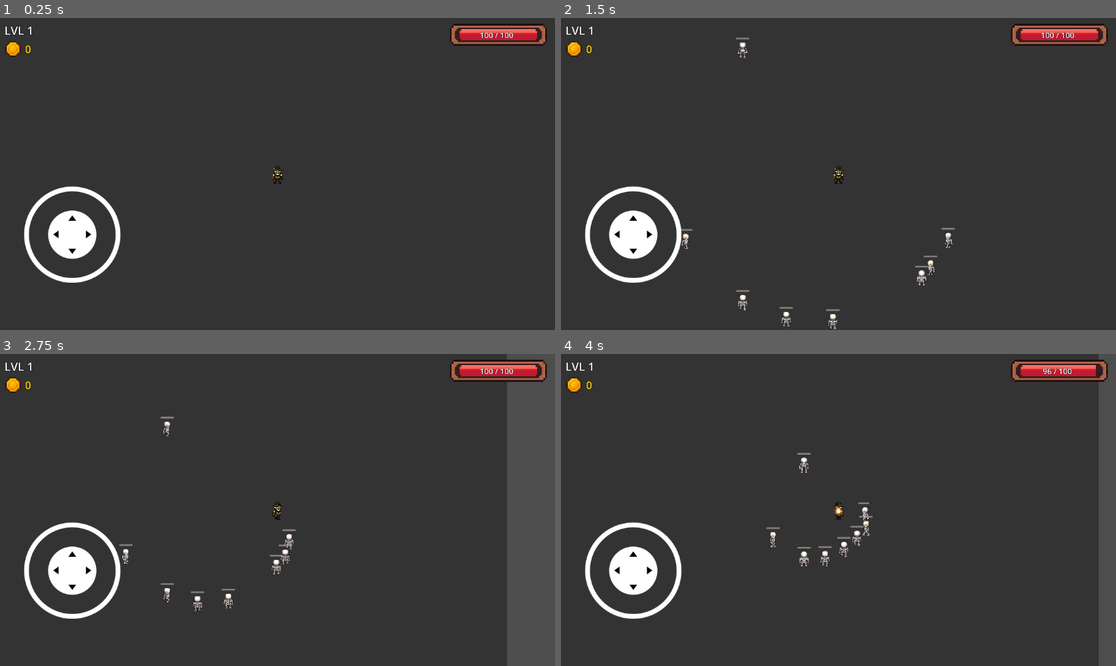
Above: before the commit, frames 1-4 (two rows, left to right).
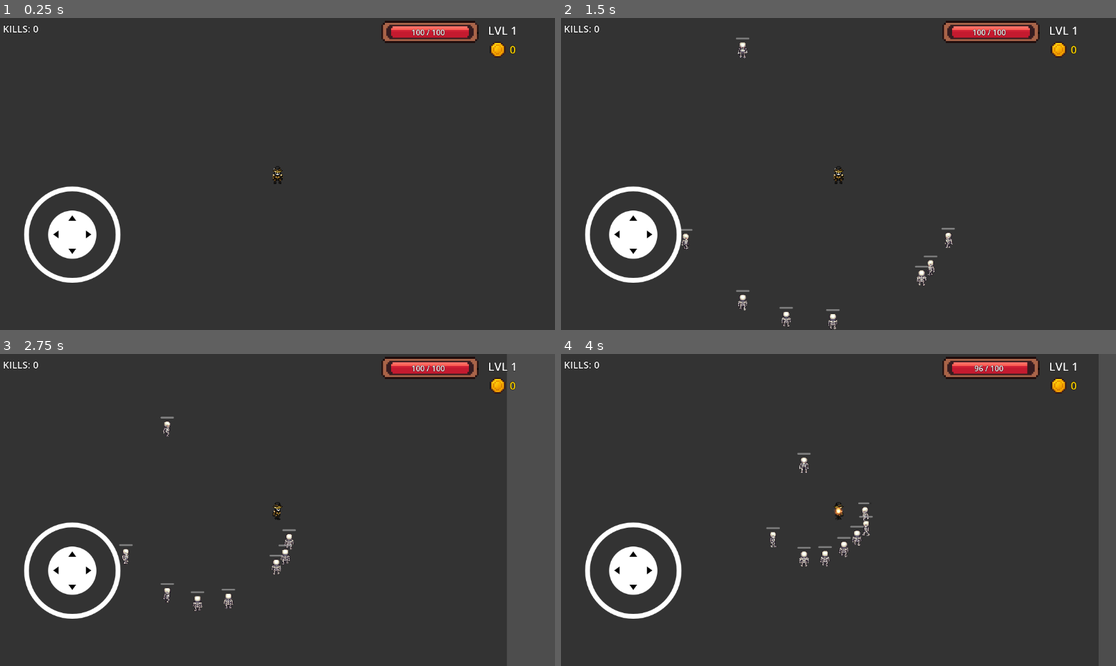
Above: after the commit, the same moments.

Repository: ondrajasnik/RocnikovyProjekt
Game: Godot game, scene res://scenes/main.tscn
Same seed, same stepped clock (60 frames per second), same inputs: the game is played once before the commit and once after it.
Inputs (mouse positions are in pixels of both pictures, inside the frame that each line leads up to):
- Up to frame 1 (0.25 s): no input
- Up to frame 2 (1.5 s): tap Enter at 0.5 s; move the mouse to (960, 158) at 0.52 s; hold Right (ui_right) 0.53-1.25 s; click (960, 158) at 0.67 s; drag from (727, 189) to (960, 242) at 1.27 s
- Up to frame 3 (2.75 s): move the mouse to (333, 441) at 2.02 s; hold Right (ui_right) from 2.03 s (still down)
- Up to frame 4 (4 s): release Right (ui_right) at 2.75 s; drag from (810, 572) to (688, 553) at 2.77 s; move the mouse to (1005, 556) at 3.52 s; hold Left (ui_left) from 3.53 s (still down)

The runs differ from the first frame. In frame 1, 2.2% of the frame differs, in the area x 0-99%, y 0-13%; in frame 2, 2.2%; in frame 3, 2.3%; in frame 4, 2.2%.

Commit message:
Add kills counter to UI and player stats

Diff:
--- a/scenes/ui.tscn
+++ b/scenes/ui.tscn
@@ -22,30 +22,30 @@
 [node name="HealthBarFull" type="TextureRect" parent="HealthBarContainer"]
 texture_filter = 1
 layout_mode = 0
-offset_left = -18.0
-offset_top = -8.0
-offset_right = 183.0
-offset_bottom = 38.0
+offset_left = -160.0
+offset_top = -14.0
+offset_right = 41.0
+offset_bottom = 32.0
 texture = ExtResource("1")
 expand_mode = 1
 
 [node name="HealthBarEmpty" type="TextureRect" parent="HealthBarContainer"]
 texture_filter = 1
 layout_mode = 0
-offset_left = 1.0
-offset_top = 3.0
-offset_right = 165.0
-offset_bottom = 28.0
+offset_left = -141.0
+offset_top = -3.0
+offset_right = 23.0
+offset_bottom = 22.0
 texture = ExtResource("2")
 expand_mode = 1
 
 [node name="HealthText" type="Label" parent="HealthBarContainer"]
 texture_filter = 1
 layout_mode = 0
-offset_left = 2.0
-offset_top = -17.0
-offset_right = 156.0
-offset_bottom = 48.0
+offset_left = -140.0
+offset_top = -23.0
+offset_right = 14.0
+offset_bottom = 42.0
 theme_override_colors/font_color = Color(1, 1, 1, 1)
 theme_override_colors/font_outline_color = Color(0, 0, 0, 1)
 theme_override_constants/outline_size = 2
@@ -57,17 +57,15 @@
 [node name="LevelContainer" type="Control" parent="."]
 layout_mode = 3
 anchors_preset = 0
-offset_left = 20.0
-offset_top = 20.0
-offset_right = 120.0
-offset_bottom = 60.0
+offset_left = 1013.0
+offset_top = 6.0
+offset_right = 1113.0
+offset_bottom = 46.0
 
 [node name="LevelLabel" type="Label" parent="LevelContainer"]
 layout_mode = 0
-offset_left = -11.0
-offset_top = -14.0
-offset_right = 89.0
-offset_bottom = 26.0
+offset_right = 100.0
+offset_bottom = 40.0
 theme_override_colors/font_color = Color(1, 1, 1, 1)
 theme_override_colors/font_outline_color = Color(0, 0, 0, 1)
 theme_override_constants/outline_size = 3
@@ -78,10 +76,10 @@
 [node name="GoldContainer" type="Control" parent="."]
 layout_mode = 3
 anchors_preset = 0
-offset_left = 7.0
-offset_top = 45.0
-offset_right = 137.0
-offset_bottom = 85.0
+offset_left = 1013.0
+offset_top = 46.0
+offset_right = 1143.0
+offset_bottom = 86.0
 
 [node name="GoldIcon" type="TextureRect" parent="GoldContainer"]
 layout_mode = 0
@@ -102,3 +100,24 @@
 theme_override_font_sizes/font_size = 22
 text = "0"
 vertical_alignment = 1
+
+[node name="KillsContainer" type="Control" parent="."]
+layout_mode = 3
+anchors_preset = 0
+offset_left = 20.0
+offset_top = 100.0
+offset_right = 150.0
+offset_bottom = 140.0
+
+[node name="KillsLabel" type="Label" parent="KillsContainer"]
+layout_mode = 0
+offset_left = -14.0
+offset_top = -98.0
+offset_right = 116.0
+offset_bottom = -58.0
+theme_override_colors/font_color = Color(1, 1, 1, 1)
+theme_override_colors/font_outline_color = Color(0, 0, 0, 1)
+theme_override_constants/outline_size = 3
+theme_override_font_sizes/font_size = 20
+text = "KILLS: 0"
+vertical_alignment = 1
--- a/scripts/enemy.gd
+++ b/scripts/enemy.gd
@@ -149,6 +149,11 @@
 
 func die():
 	print("Enemy died!")
+
+	# Přičti kill hráči
+	if player and is_instance_valid(player) and player.has_method("add_kill"):
+		player.add_kill()
+
 	_drop_orbs()
 	queue_free()
 
--- a/scripts/mage.gd
+++ b/scripts/mage.gd
@@ -19,8 +19,9 @@
 var exp_to_next_level: int = 100
 var exp_multiplier: float = 1.5  # Kolik více EXP potřebuješ na další level
 
-# --- Gold systém ---
+# --- Gold a Kills systém ---
 var gold: int = 0
+var kills: int = 0
 
 var attack_timer := 0.0
 
@@ -52,7 +53,7 @@
 	# Vypis pozice každých 60 framů (cca 1x za sekundu)
 	debug_counter += 1
 	if debug_counter % 60 == 0:
-		print("Level: ", level, " | EXP: ", current_exp, "/", exp_to_next_level, " | Gold: ", gold)
+		print("Level: ", level, " | EXP: ", current_exp, "/", exp_to_next_level, " | Gold: ", gold, " | Kills: ", kills)
 
 func _handle_movement():
 	var input_vector = Vector2.ZERO
@@ -179,6 +180,10 @@
 	gold += amount
 	print("Gained ", amount, " gold! Total: ", gold)
 
+func add_kill():
+	kills += 1
+	print("Kill! Total kills: ", kills)
+
 func take_damage(amount):
 	var reduced = amount * (1.0 - defense)
 	current_hp -= reduced
--- a/scripts/ui.gd
+++ b/scripts/ui.gd
@@ -5,9 +5,10 @@
 @onready var health_text = $HealthBarContainer/HealthText
 @onready var level_label = $LevelContainer/LevelLabel
 @onready var gold_label = $GoldContainer/GoldLabel
+@onready var kills_label = $KillsContainer/KillsLabel
 
 var player = null
-var max_bar_width = 164.0  # Šířka baru: 165 - 1 = 164
+var max_bar_width = 164.0  # Šířka baru: 23 - (-141) = 164
 
 func _ready():
     player = get_tree().root.find_child("PlayerMage", true, false)
@@ -17,6 +18,7 @@
         _update_health_bar()
         _update_level_display()
         _update_gold_display()
+        _update_kills_display()
 
 func _update_health_bar():
     # Procento chybějícího HP
@@ -25,8 +27,8 @@
     # Tmavý bar překrývá zprava doleva podle chybějícího HP
     var empty_width = max_bar_width * missing_health_percent
     health_bar_empty.size.x = empty_width
-    # Posun tmavý bar doprava - NOVÉ hodnoty pro pozitivní offsety
-    health_bar_empty.position.x = 1.0 + (max_bar_width - empty_width)
+    # Posun tmavý bar doprava - NOVÉ offsety: začíná na -141.0
+    health_bar_empty.position.x = -141.0 + (max_bar_width - empty_width)
 
     health_text.text = str(player.current_hp) + " / " + str(player.max_hp)
 
@@ -35,3 +37,6 @@
 
 func _update_gold_display():
     gold_label.text = str(player.gold)
+
+func _update_kills_display():
+    kills_label.text = "KILLS: " + str(player.kills)
